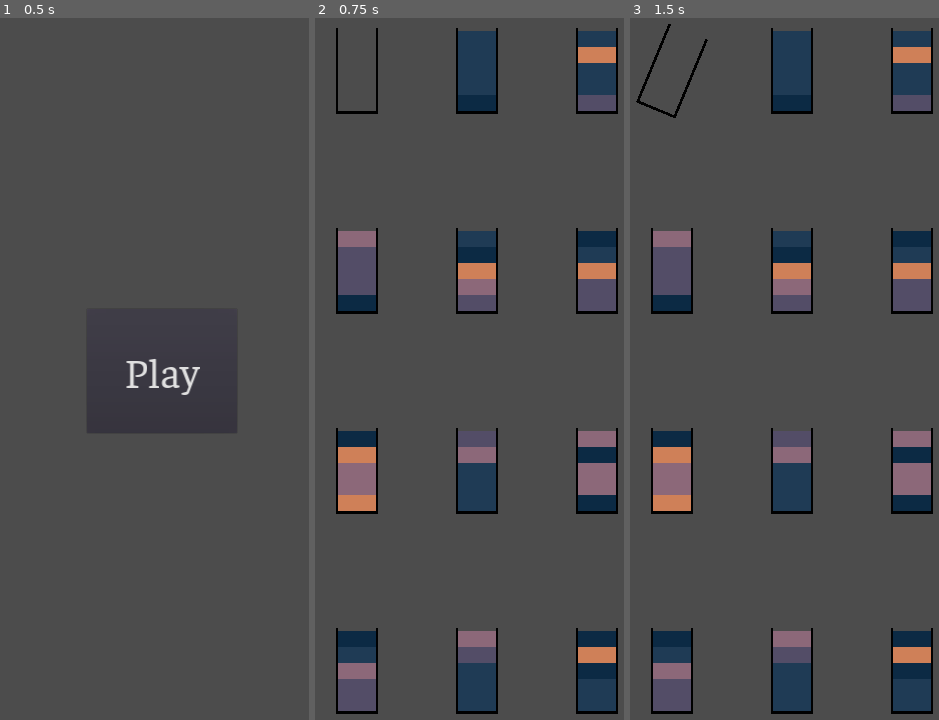
Above: before the commit, frames 1-3 (left to right).
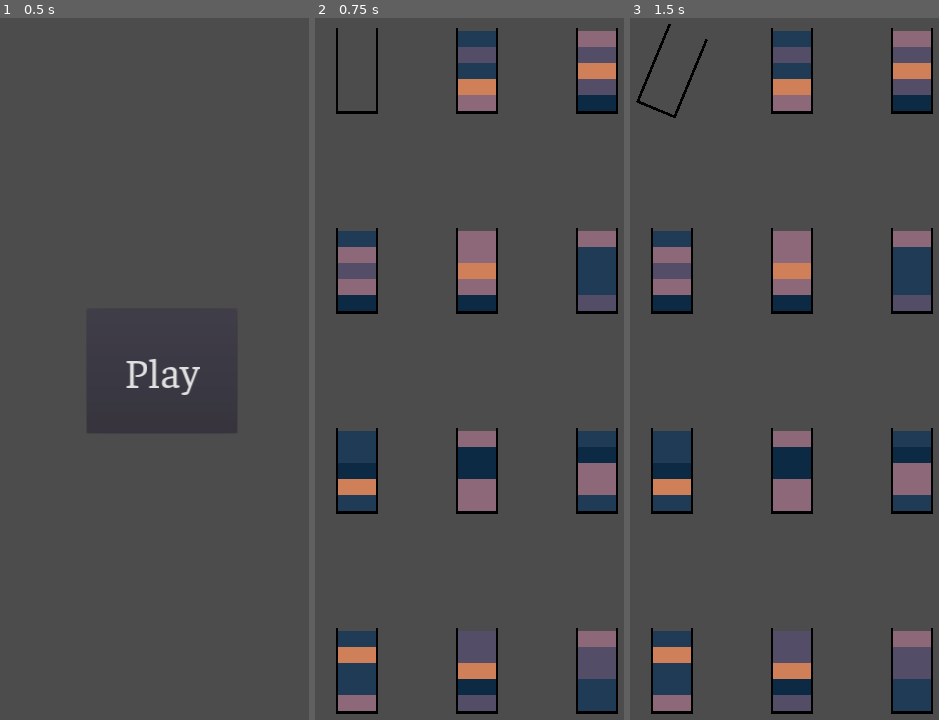
Above: after the commit, the same moments.

Repository: Violation-Studios/sand-bottles
Game: Godot game, scene res://scenes/menu/menu.tscn
Two runs of this game, one before a commit and one after it. Both use one fixed random seed, a clock stepped at 60 frames per second and the inputs below.
Inputs (mouse positions are in pixels of both pictures, inside the frame that each line leads up to):
- Up to frame 1 (0.5 s): no input
- Up to frame 2 (0.75 s): click "Play" at 0.5 s
- Up to frame 3 (1.5 s): tap Enter at 1.25 s; move the mouse to (673, 74) at 1.27 s; click (673, 74) at 1.42 s

Frame 1 is identical in both runs. In frame 2, 10% of the frame differs, in the area x 7-98%, y 1-99%; in frame 3, 10%.

Commit message:
Update game.gd
refactored for readability.

Diff:
--- a/scenes/game/game.gd
+++ b/scenes/game/game.gd
@@ -23,31 +23,41 @@
 	pass
 
 
-func create_bottle(color_quantity: int):
-	var rng = RandomNumberGenerator.new()
-	rng.randomize()
+func create_bottle():
 	var new_bottle = Bottle.instance()
+
+	fill_bottle(new_bottle, 5)
 
 	add_child(new_bottle)
 	new_bottle.connect("selected", self, "_on_Bottle_selected")
 	bottles.push_back(new_bottle)
 
-	for section in section_quantity:
-		var picked_color = rng.randi_range(0, color_quantity - 1)
-
-		var new_section = Section.instance()
-		new_section.color = colors[picked_color]
-		new_bottle.sections.push_back(new_section)
-		new_bottle.add_child(new_section)
-
-		new_section.scale.y /= section_quantity
-		position_section(new_section, section)
-
 	return new_bottle
 
 
-func position_section(section, position):
-	section.position.y = (-120.0 / section_quantity) * (1 + (position * 2)) +120
+func fill_bottle(bottle: Bottle, color_quantity: int):
+	for section in section_quantity:
+
+		var new_section = Section.instance()
+
+		new_section.scale.y /= section_quantity
+		new_section.color = color_section(color_quantity)
+		new_section.position.y = position_section(section)
+
+		bottle.sections.push_back(new_section)
+		bottle.add_child(new_section)
+
+
+func color_section(color_quantity: int):
+	var rng = RandomNumberGenerator.new()
+	rng.randomize()
+
+	var picked_color = rng.randi_range(0, color_quantity - 1)
+	return colors[picked_color]
+
+
+func position_section(position):
+	return (-120.0 / section_quantity) * (1 + (position * 2)) +120
 
 
 func setup_board(rows: int, columns: int):
@@ -56,19 +66,19 @@
 
 	for row in range(1, rows + 1):
 		for column in range(1, columns + 1):
-			var bottle = create_bottle(5)
+			var bottle = create_bottle()
 			bottle.position.x = column_width * column - (column_width / 2)
 			bottle.position.y = row_height * row - (row_height / 2)
 
 
-func try_move_section(from, to):
+func try_move_section(from: Bottle, to: Bottle):
 	if from.sections.size() > 0 and to.sections.size() < section_quantity:
 		from.remove_child(from.sections.back())
 		to.add_child(from.sections.back())
 
 		to.sections.push_back(from.sections.pop_back())
 
-		position_section(to.sections.back(), to.sections.size() - 1)
+		to.sections[-1].position.y = position_section(to.sections.size() - 1)
 
 
 func _on_Bottle_selected(bottle):
